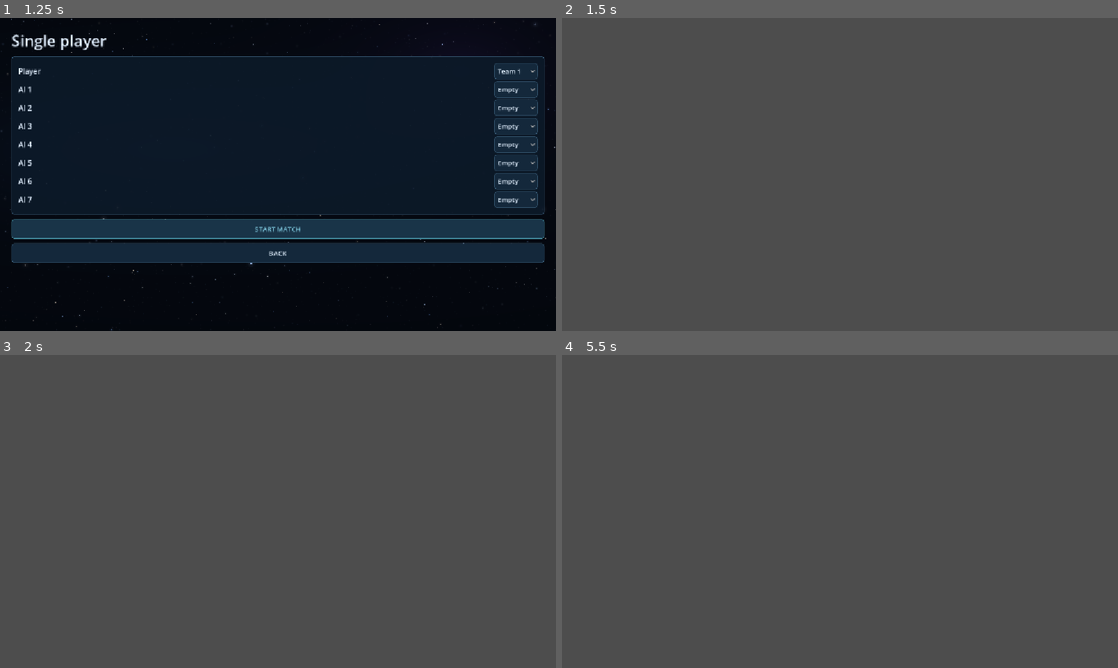
Above: before the commit, frames 1-4 (two rows, left to right).
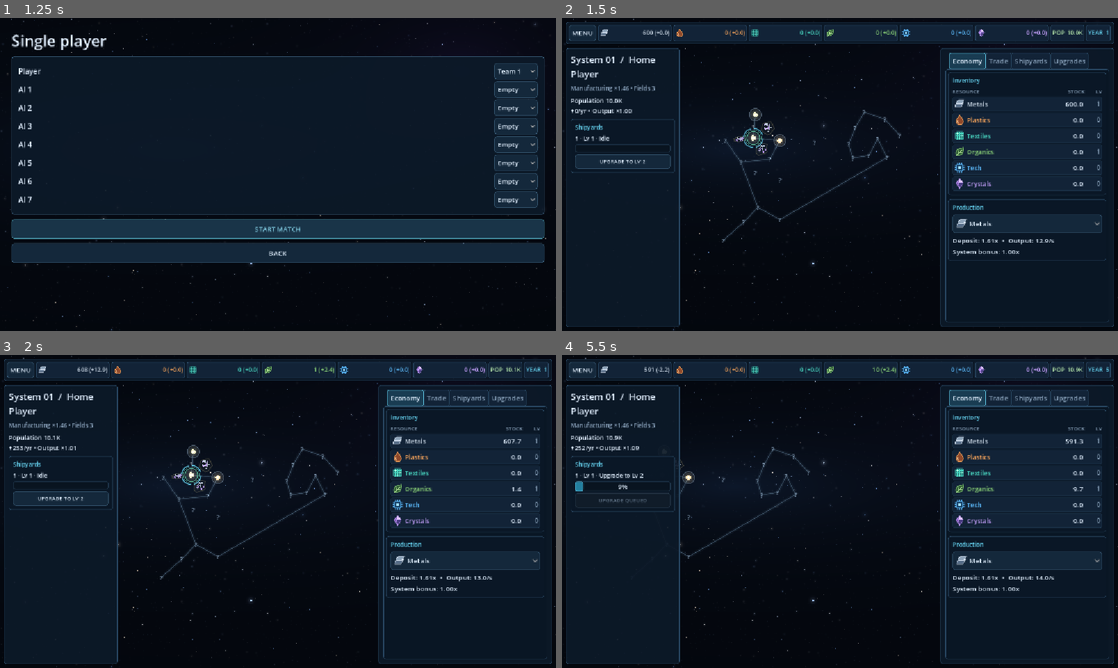
Above: after the commit, the same moments.

Repository: Allumnium/krangblade
Game: Godot game, scene res://scenes/main.tscn
The game is run twice, just before and just after one commit, with the same random seed, the same clock (stepped at 60 frames per second) and the same inputs.
Inputs (mouse positions are in pixels of both pictures, inside the frame that each line leads up to):
- Up to frame 1 (1.25 s): click "SINGLE PLAYER" at 0.5 s
- Up to frame 2 (1.5 s): click "START MATCH" at 1.25 s
- Up to frame 3 (2 s): no input
- Up to frame 4 (5.5 s): click (1029, 561) at 2 s, where only the run after the commit has a clickable "Metals"; click (623, 498) at 2.75 s, where only the run after the commit has a clickable "UPGRADE TO LV 2"; click (584, 370) at 3.5 s, where only the run after the commit has a clickable "MENU"; click (873, 524) at 4.25 s, where only the run after the commit has a clickable "Resume"; move the mouse to (962, 495) at 5.02 s; hold D from 5.03 s (still down); click (962, 495) at 5.17 s

Frame 1 is identical in both runs. In frame 2, 99% of the frame differs, in the area x 0-100%, y 0-100%; in frame 3, 99%; in frame 4, 100%.
Error before the commit: Parse Error: unsupported format character in operator %. (res://scripts/match.gd:376)

Commit message:
Escape literal percent in trade slider tooltip

Diff:
--- a/scripts/match.gd
+++ b/scripts/match.gd
@@ -373,7 +373,7 @@
     threshold_slider = TradeRange.new()
     threshold_slider.custom_minimum_size.y = 56
     threshold_slider.size_flags_horizontal = Control.SIZE_EXPAND_FILL
-    threshold_slider.tooltip_text = "Import below the left handle; export above the right handle. 100% = %.0f units." % ECONOMY.TRADE_REFERENCE
+    threshold_slider.tooltip_text = "Import below the left handle; export above the right handle. 100%% = %.0f units." % ECONOMY.TRADE_REFERENCE
     threshold_slider.committed.connect(_apply_thresholds)
     logistics.add_child(threshold_slider)
     var shipyards: VBoxContainer = HUD.section(shipyard_page, "Build")
